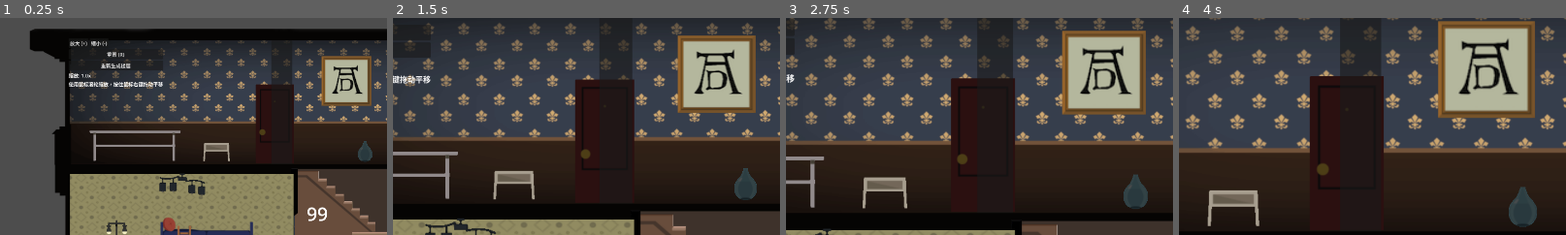
Above: before the commit, frames 1-4 (left to right).
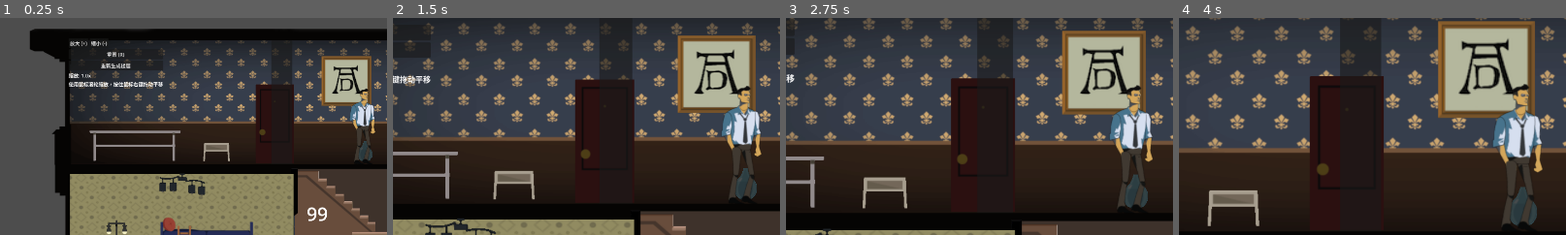
Above: after the commit, the same moments.

Repository: alien10086/sky_hill_godot
Game: Godot game, scene res://tests/tests_scenes/test_world.tscn
Same seed, same stepped clock (60 frames per second), same inputs: the game is played once before the commit and once after it. The project has no main scene, so this scene is started directly.
Inputs (mouse positions are % of the whole screen's width and height, from its top left):
- Up to frame 1 (0.25 s): no input
- Up to frame 2 (1.5 s): click "放大 (+)" at 0.5 s; tap Enter at 1.25 s; move the mouse to (72, 45) at 1.27 s; tap R at 1.35 s; click (72, 45) at 1.42 s
- Up to frame 3 (2.75 s): tap Space at 2 s; drag from (30, 55) to (45, 70) at 2.02 s
- Up to frame 4 (4 s): tap Enter at 2.75 s; move the mouse to (60, 28) at 2.77 s; tap R at 2.85 s; click (60, 28) at 2.92 s; tap Space at 3.5 s; drag from (45, 70) to (20, 35) at 3.52 s
The pictures show only the part of the screen within x 0-50%, y 33-83%; the shares and areas given below are measured in that part.

The runs differ from the first frame. In frame 1, 1.0% of the frame differs, in the area x 90-97%, y 32-67%; in frame 2, 2.3%; in frame 3, 2.7%; in frame 4, 3.6%, in the area x 81-94%, y 30-97%.

Commit message:
feat(动画): 添加玩家左武器攻击动画
在玩家动画库中新增左武器攻击动画资源，并在测试场景中添加玩家实例用于测试

Diff:
--- a/scenes/npc/player/palyer.tscn
+++ b/scenes/npc/player/palyer.tscn
@@ -157,9 +157,13 @@
 "values": [Vector2(114, 147)]
 }
 
+[sub_resource type="Animation" id="Animation_775c0"]
+resource_name = "left_weapone"
+
 [sub_resource type="AnimationLibrary" id="AnimationLibrary_g5biw"]
 _data = {
 &"RESET": SubResource("Animation_g5biw"),
+&"left_weapon_attack": SubResource("Animation_775c0"),
 &"run": SubResource("Animation_msdsj")
 }
 
--- a/tests/tests_scenes/test_world.tscn
+++ b/tests/tests_scenes/test_world.tscn
@@ -1,7 +1,8 @@
-[gd_scene load_steps=3 format=3 uid="uid://cfqxmonvx4roi"]
+[gd_scene load_steps=4 format=3 uid="uid://cfqxmonvx4roi"]
 
 [ext_resource type="PackedScene" uid="uid://bleuenw304f4h" path="res://scenes/world/vip_level/vip_level.tscn" id="1_j7db4"]
 [ext_resource type="Script" uid="uid://cppkdowkrn7kc" path="res://tests/tests_scenes/test_world.gd" id="1_tf63l"]
+[ext_resource type="PackedScene" uid="uid://dmkct1pm5q8m8" path="res://scenes/npc/player/palyer.tscn" id="3_qntl7"]
 
 [node name="TestWorld" type="Node2D"]
 script = ExtResource("1_tf63l")
@@ -20,3 +21,6 @@
 offset_bottom = 760.0
 theme_override_font_sizes/font_size = 200
 text = "创造游戏地图：搭建 100 层骨架"
+
+[node name="Palyer" parent="." instance=ExtResource("3_qntl7")]
+position = Vector2(874, 163)
Not shown: 1 places in scenes/npc/player/palyer.tscn that only renumber resources
